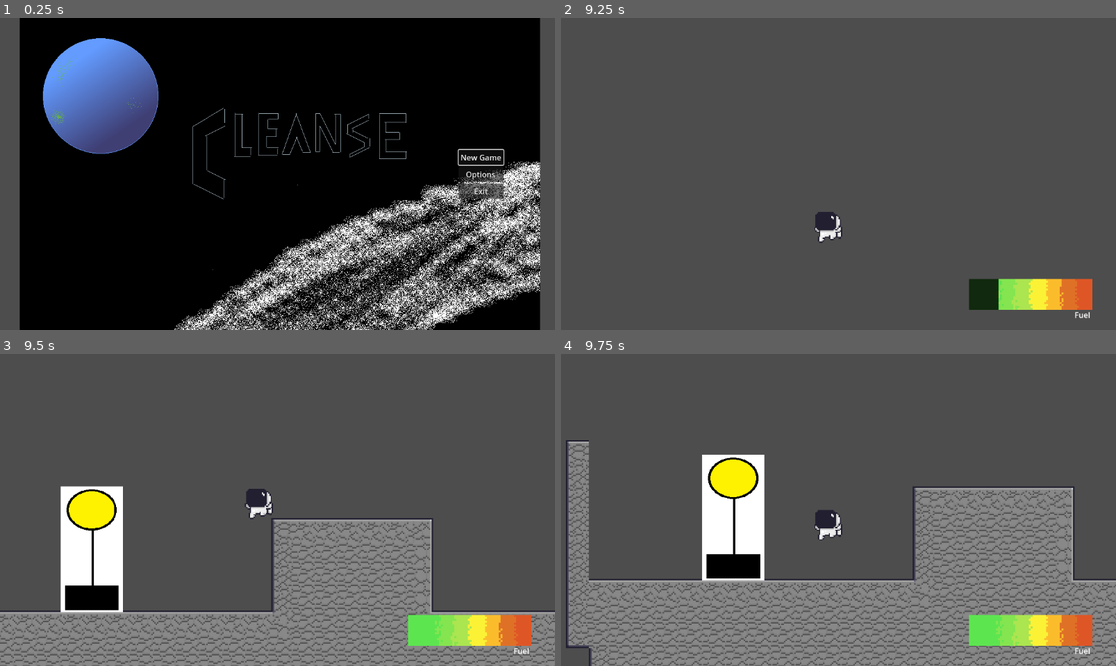
Above: before the commit, frames 1-4 (two rows, left to right).
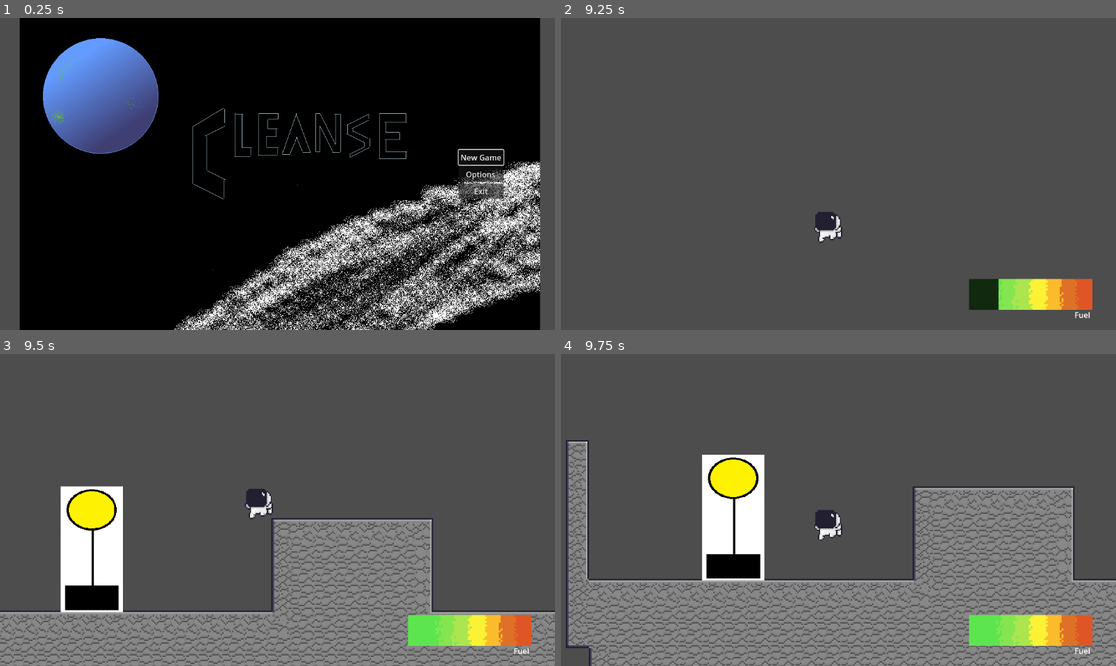
Above: after the commit, the same moments.

Repository: Wompos/cleanse
Game: Godot game, scene res://scenes/main_menu.tscn
Two runs of this game, one before a commit and one after it. Both use one fixed random seed, a clock stepped at 60 frames per second and the inputs below. Sound files missing from this copy of the repository are replaced by a short silence.
Inputs:
- Up to frame 1 (0.25 s): no input
- Up to frame 2 (9.25 s): click "New Game" at 0.5 s; hold D (move_right) 1.28-2.78 s; tap E (Interact) every 0.75 s from 1.35 to 8.85 s; tap Space (jump) at 1.52, 2.27, 3.77, 4.52, 5.27, 6.77, 7.52, 8.27 s; hold A (move_left) 2.78-5.03 s; hold D (move_right) 5.03-8.78 s; hold A (move_left) from 8.78 s (still down)
- Up to frame 3 (9.5 s): keep holding A (move_left)
- Up to frame 4 (9.75 s): keep holding A (move_left); tap E (Interact) at 9.6 s

Frames 1-3 are identical in both runs. In frame 4, 0.4% of the frame differs, in the area x 2-6%, y 28-73%.

Commit message:
proper pillar textures (cobbled together somewhat)

Diff:
--- a/scenes/level.tscn
+++ b/scenes/level.tscn
@@ -636,6 +636,22 @@
 10:13/0/physics_layer_0/linear_velocity = Vector2(0, 0)
 10:13/0/physics_layer_0/angular_velocity = 0.0
 10:13/0/physics_layer_0/polygon_0/points = PackedVector2Array(-8, -8, 8, -8, 8, 8, -8, 8)
+9:14/0 = 0
+9:14/0/physics_layer_0/linear_velocity = Vector2(0, 0)
+9:14/0/physics_layer_0/angular_velocity = 0.0
+9:14/0/physics_layer_0/polygon_0/points = PackedVector2Array(-8, -8, 8, -8, 8, 8, -8, 8)
+10:14/0 = 0
+10:14/0/physics_layer_0/linear_velocity = Vector2(0, 0)
+10:14/0/physics_layer_0/angular_velocity = 0.0
+10:14/0/physics_layer_0/polygon_0/points = PackedVector2Array(-8, -8, 8, -8, 8, 8, -8, 8)
+9:2/0 = 0
+9:2/0/physics_layer_0/linear_velocity = Vector2(0, 0)
+9:2/0/physics_layer_0/angular_velocity = 0.0
+9:2/0/physics_layer_0/polygon_0/points = PackedVector2Array(-8, -8, 8, -8, 8, 8, -8, 8)
+10:2/0 = 0
+10:2/0/physics_layer_0/linear_velocity = Vector2(0, 0)
+10:2/0/physics_layer_0/angular_velocity = 0.0
+10:2/0/physics_layer_0/polygon_0/points = PackedVector2Array(-8, -8, 8, -8, 8, 8, -8, 8)
 
 [sub_resource type="TileSet" id="TileSet_8ugf7"]
 physics_layer_0/collision_layer = 1
@@ -653,7 +669,7 @@
 [node name="TileMap" type="TileMap" parent="."]
 tile_set = SubResource("TileSet_8ugf7")
 format = 2
-layer_0/tile_data = PackedInt32Array(131070, 393216, 12, 131 …(8777 unchanged characters)… 1, 524288, 13, 851997, 524288, 14, -17, 393216, 12, 65519, 393216, 13, 131055, 393216, 13, 196591, 393216, 13, 262127, 393216, 13, 327663, 393216, 13, 393199, 393216, 13, 458735, 393216, 13, 524271, 393216, 14)
+layer_0/tile_data = PackedInt32Array(131070, 393216, 12, 131 …(8777 unchanged characters)… 1, 524288, 13, 851997, 524288, 14, -17, 589824, 14, 65519, 655360, 14, 131055, 655360, 14, 196591, 655360, 14, 262127, 655360, 14, 327663, 655360, 14, 393199, 393216, 13, 458735, 393216, 13, 524271, 393216, 14)
 
 [node name="Pylon1" parent="." instance=ExtResource("3_s358s")]
 position = Vector2(-156, 81)
--- a/scripts/pylon.gd
+++ b/scripts/pylon.gd
@@ -36,8 +36,7 @@
 					# Note: (-1, -1) means empty. Source: printing values
 					var current_tile = tilemap.get_cell_atlas_coords(0, delta_position + center_position)
 
-					# Stone section is between (6,12) and (11,14)
-					# (including the two empty spots on the tile set)
+					# Stone section is between (6,12) and (11,14) on the tileset
 					if current_tile.x >= 6 and current_tile.x <= 11:
 						if current_tile.y >= 12 and current_tile.y <= 14:
 							# Grass tiles are 12 tile spaces above stone on the texture atlas
Binary file changed: assets/Terrain/Terrain (16x16).png
